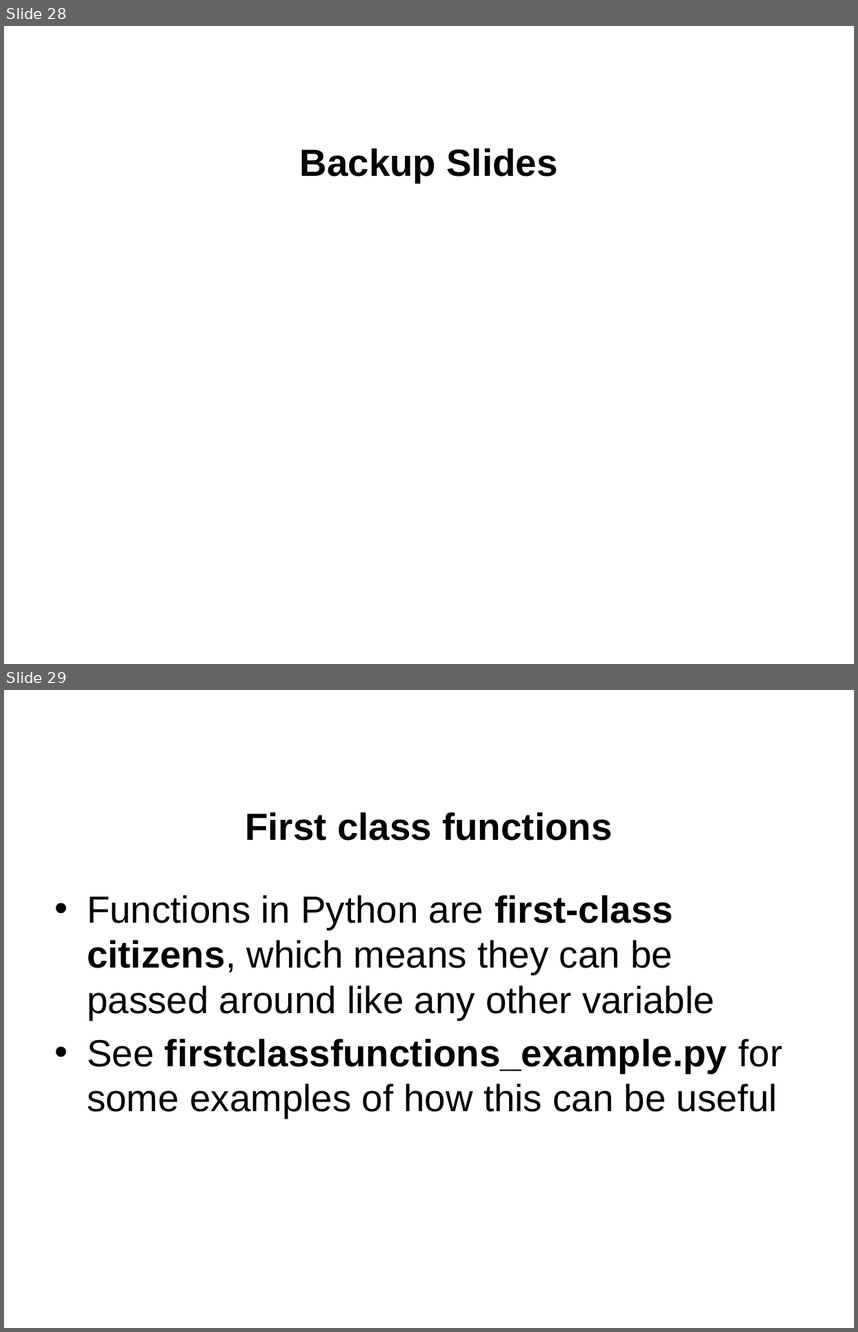
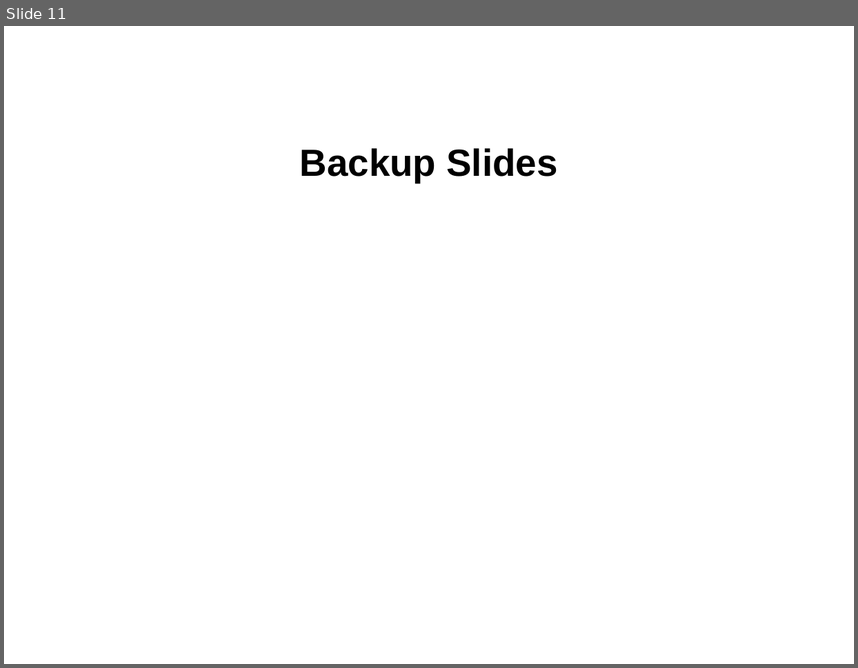
Before and after one commit to jgerity/talks, a slide deck: 2016/computing_workgroup/intro-to-python/intro-to-python.pptx. Shown one above the other, each under a label of ours: slides 28 and 29 before the commit, slide 11 after it. The pictures are 858x1332 and 858x668 pixels, drawn with LibreOffice and Linux fonts; fonts in the diff are those of the drawing; background and template pictures are left out. Boxes give left, top, right and bottom in pixels: in the first picture for what was removed or moved away, otherwise in the second. Text is boxed around its words. In the diff, an @@ line names an element or a change of style, - is before the commit and + after.

Commit message:
Commit changed intro to Python

```diff
--- a/2016/computing_workgroup/intro-to-python/intro-to-python.pptx
+++ b/2016/computing_workgroup/intro-to-python/intro-to-python.pptx
@@ slide 29 removed at (x1=4, y1=690, x2=854, y2=1328), background picture (left out) @@
@@ title removed at (x1=245, y1=812, x2=612, y2=840) @@
-First class functions
@@ text removed at (x1=87, y1=895, x2=783, y2=1118) @@
-• Functions in Python are first-class citizens, which means they can be passed around like any other variable
-• See firstclassfunctions_example.py for some examples of how this can be useful
@@ what was slide 28 is now slide 11 @@
```
Also in this commit, not shown: 1 slide changed, 3 slides added, 21 other slides removed.
